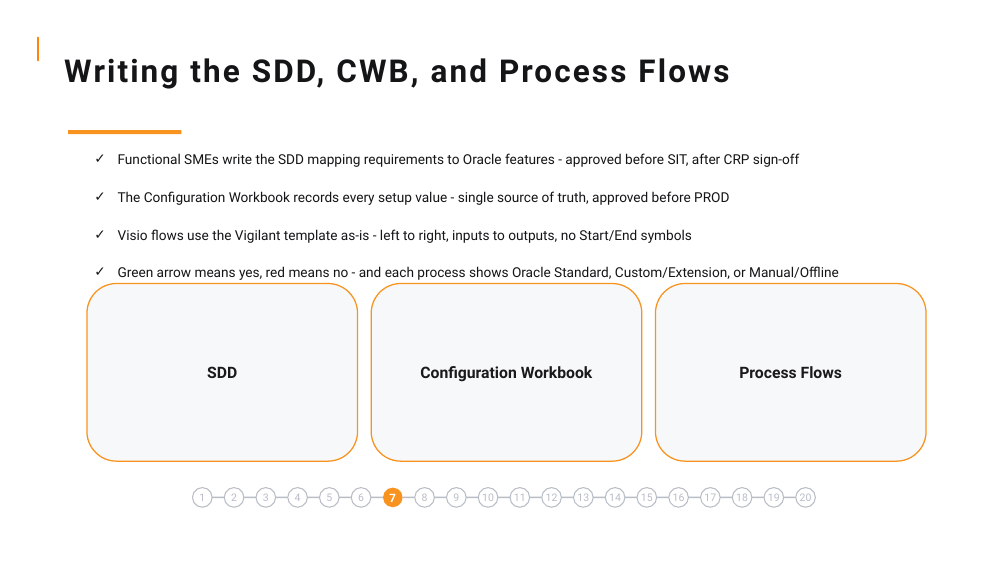
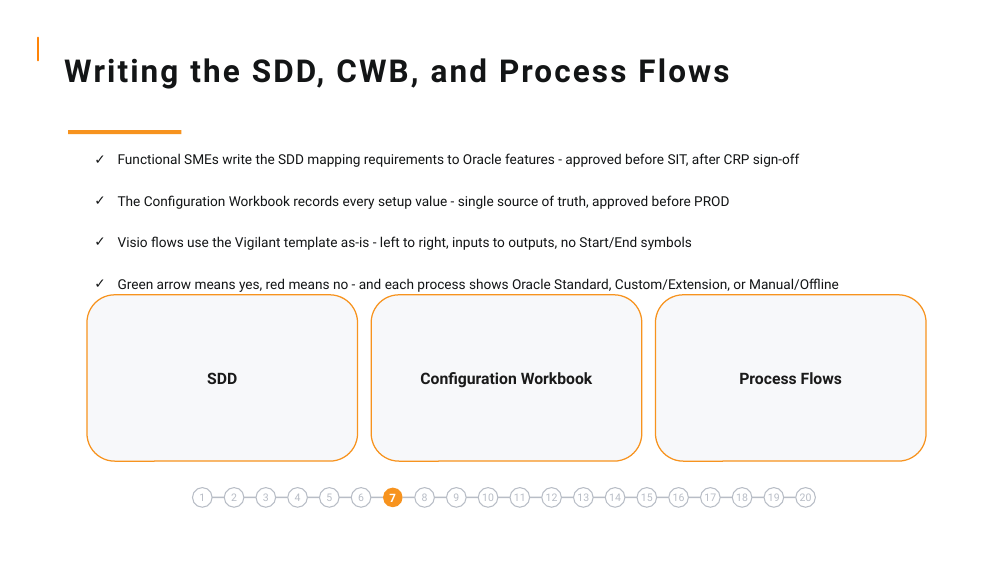
Before and after one commit to ASDPKP0409/vigilant-courses, a slide deck: slide 9 of courses/application-delivery-guidelines/slides.pptx. Drawn at 1008x567 pixels with LibreOffice and Linux fonts; fonts in the diff are those of the drawing; background and template pictures are left out. Boxes give left, top, right and bottom in pixels: in the first picture for what was removed or moved away, otherwise in the second. Text is boxed around its words. In the diff, an @@ line names an element or a change of style, - is before the commit and + after.

```diff
--- a/courses/application-delivery-guidelines/slides.pptx
+++ b/courses/application-delivery-guidelines/slides.pptx
@@ text "Functional SMEs write the SDD ..." at [118,153,839,291]: more space between paragraphs @@
@@ rounded rectangle "SDD": place and size @@
-rounded rectangle "SDD" at [87,284,358,461]
+rounded rectangle "SDD" at [87,295,358,461]
@@ rounded rectangle "Configuration Workbook": place and size @@
-rounded rectangle "Configuration Workbook" at [371,284,642,461]
+rounded rectangle "Configuration Workbook" at [371,295,642,461]
@@ rounded rectangle "Process Flows": place and size @@
-rounded rectangle "Process Flows" at [656,284,926,461]
+rounded rectangle "Process Flows" at [656,295,926,461]
```
Also in this commit, not shown: 21 other slides changed, 14 other files.
